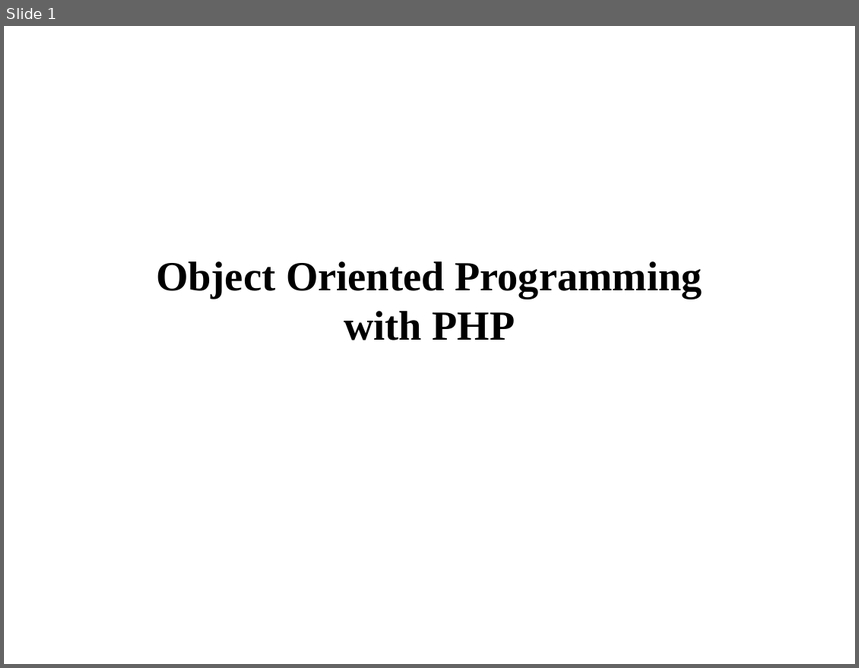
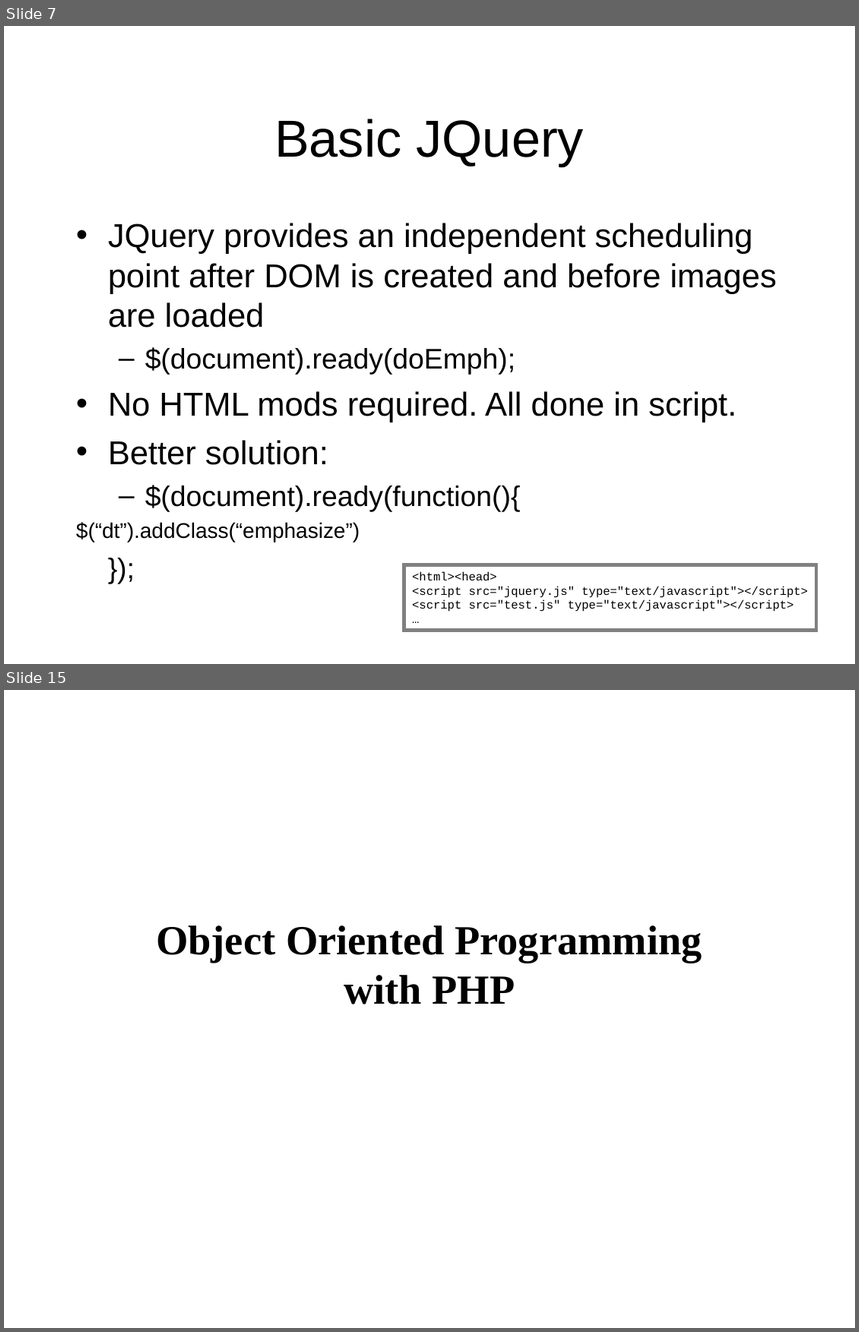
Before and after one commit to venerguevarra/php-workshop, a slide deck: presentation-deck/php.ppt. Shown one above the other, each under a label of ours: slide 1 before the commit, slides 7 and 15 after it; the slides between them are not shown. The pictures are 859x668 and 859x1332 pixels, drawn with LibreOffice and Linux fonts; fonts in the diff are those of the drawing. Boxes give left, top, right and bottom in pixels: in the first picture for what was removed or moved away, otherwise in the second. Text is boxed around its words. In the diff, an @@ line names an element or a change of style, - is before the commit and + after.

```diff
--- a/presentation-deck/php.ppt
+++ b/presentation-deck/php.ppt
@@ slide 7 added at <box>4,26,855,664</box>, background #FFFFFF @@
@@ text added at <box>275,119,584,166</box>, 44 pt, text #000000 @@
+Basic JQuery
@@ text added at <box>76,223,777,543</box>, 28 pt, text #000000 @@
+• JQuery provides an independent scheduling point after DOM is created and before images are loaded
+  – $(document).ready(doEmph);
+• No HTML mods required. All done in script.
+• Better solution:
+  – $(document).ready(function(){
+$(“dt”).addClass(“emphasize”)
+});
@@ rectangle added at <box>404,565,817,630</box>, outline #808080 3 pt, 10 pt, text #000000 @@
+<html><head>
+<script src="jquery.js" type="text/javascript"></script>
+<script src="test.js" type="text/javascript"></script>
+…
@@ what was slide 1 is now slide 15 @@
```
Also in this commit, not shown: 13 other slides added, 1 other file.
